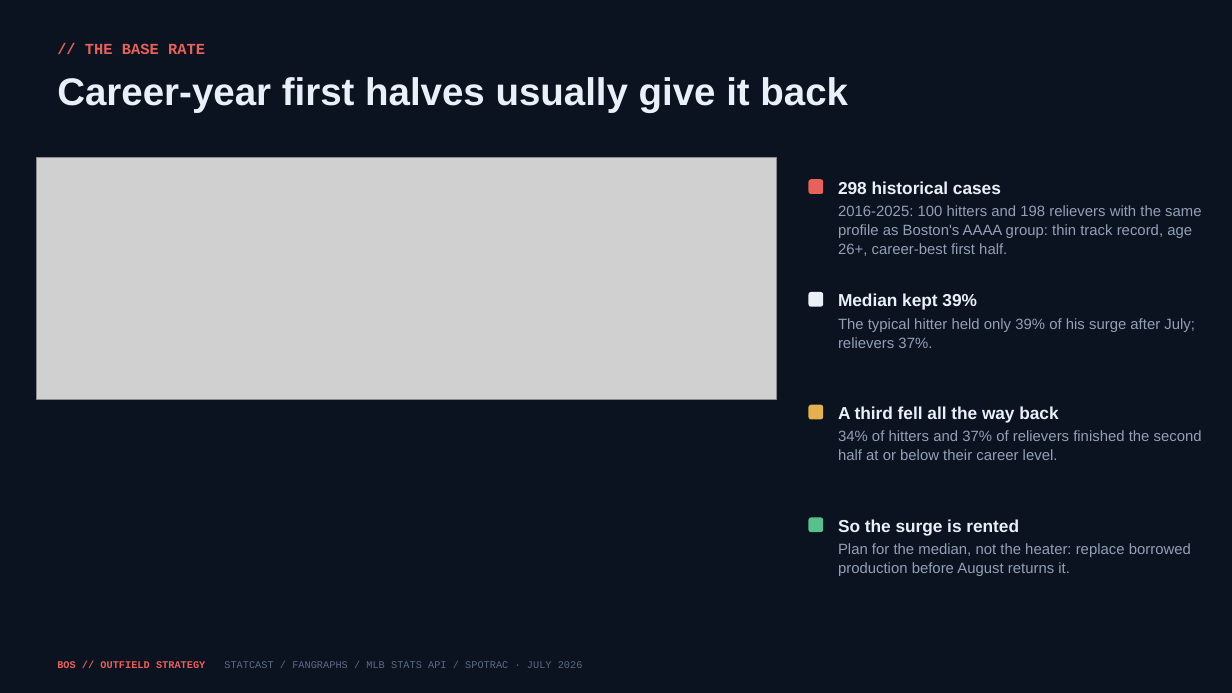
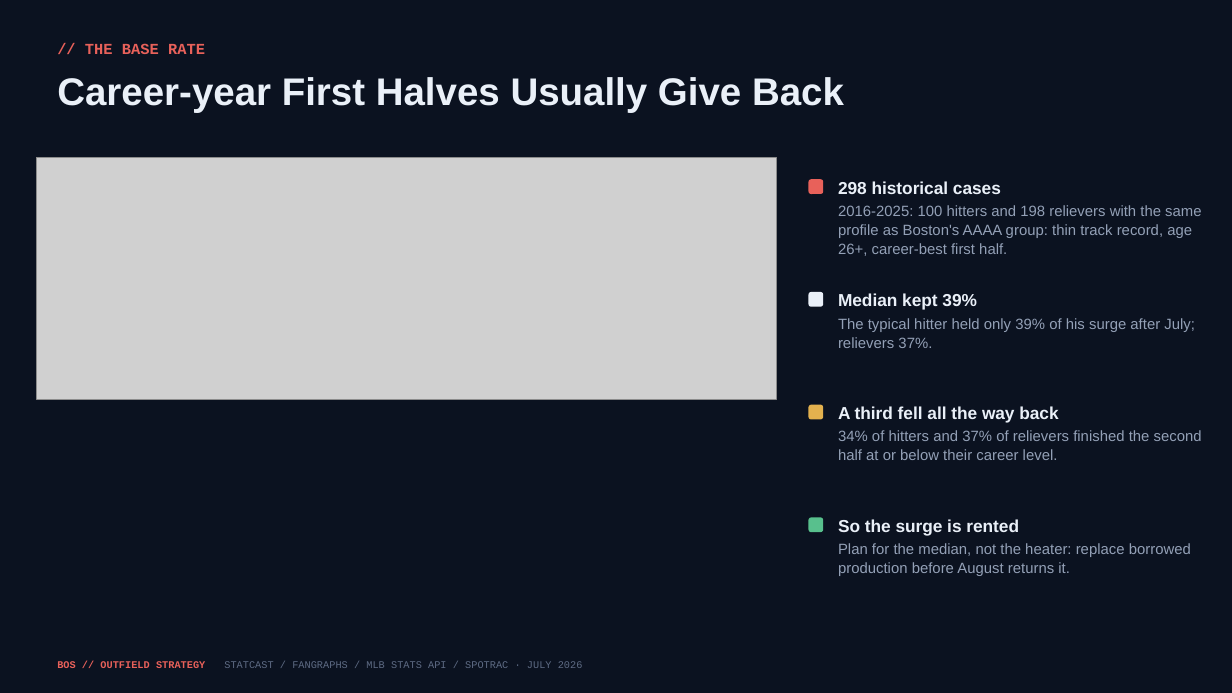
Before and after one commit to justinloo12/jarren-duran-outlier-analysis, a slide deck: slide 12 of outputs/Red_Sox_Trade_Deadline.pptx. Drawn at 1232x693 pixels with LibreOffice and Linux fonts; fonts in the diff are those of the drawing; grey boxes stand for pictures. Boxes give left, top, right and bottom in pixels: in the first picture for what was removed or moved away, otherwise in the second. Text is boxed around its words. In the diff, an @@ line names an element or a change of style, - is before the commit and + after.

```diff
--- a/outputs/Red_Sox_Trade_Deadline.pptx
+++ b/outputs/Red_Sox_Trade_Deadline.pptx
@@ text at box(57, 77, 844, 112): text changed @@
-Career-year first halves usually give it back
+Career-year First Halves Usually Give Back
```
Also in this commit, not shown: 11 other slides changed, 1 slide added, 1 slide removed, 3 other files.
